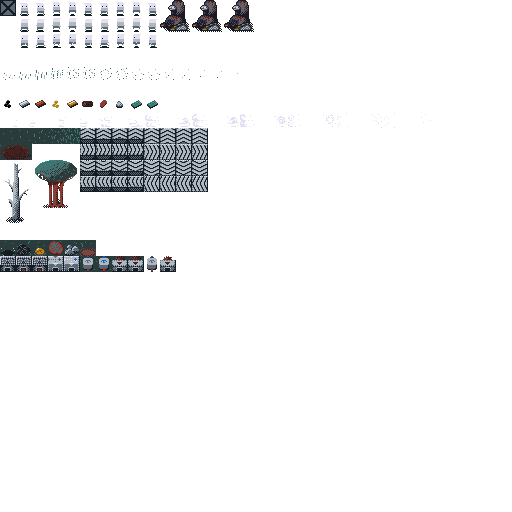
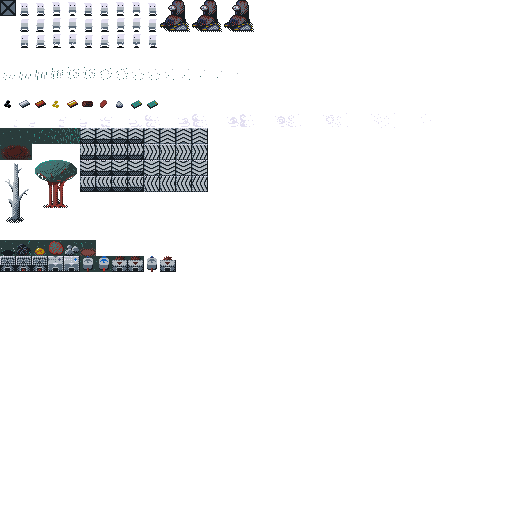
Revision of a layered 512x512 image; what changed, layer by layer:
painted on "blocks2" over [84, 256, 156, 271]
